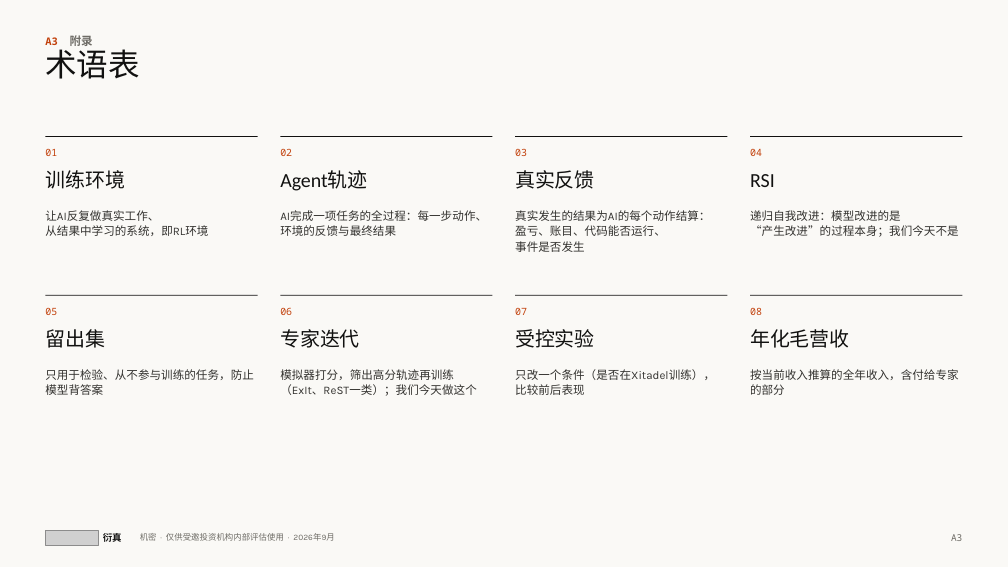
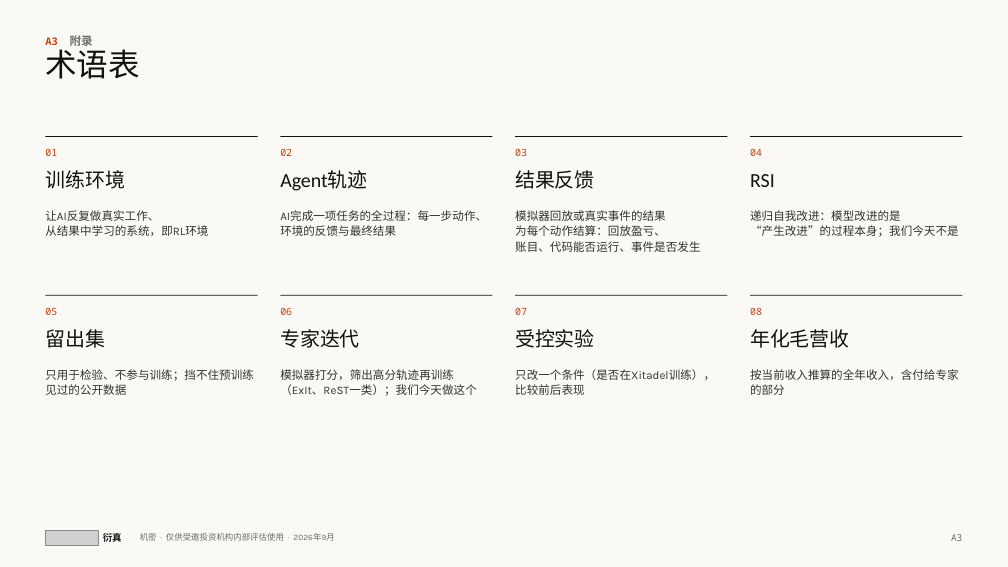
Before and after one commit to wangchen0802/Delta1, a slide deck: slide 25 of SimReal-BP-v33.pptx. Drawn at 1008x567 pixels with LibreOffice and Linux fonts; fonts in the diff are those of the drawing; grey boxes stand for pictures. Boxes give left, top, right and bottom in pixels: in the first picture for what was removed or moved away, otherwise in the second. Text is boxed around its words. In the diff, an @@ line names an element or a change of style, - is before the commit and + after.

```diff
--- a/SimReal-BP-v33.pptx
+++ b/SimReal-BP-v33.pptx
@@ text at (515,170,595,189): text changed @@
-真实反馈
+结果反馈
@@ text at (515,210,700,252): text changed @@
-真实发生的结果为AI的每个动作结算：
-盈亏、账目、代码能否运行、
-事件是否发生
+模拟器回放或真实事件的结果
+为每个动作结算：回放盈亏、
+账目、代码能否运行、事件是否发生
@@ text at (45,369,254,395): text changed @@
-只用于检验、从不参与训练的任务，防止模型背答案
+只用于检验、不参与训练；挡不住预训练见过的公开数据
```
Also in this commit, not shown: 24 other slides changed, 6 other files.
